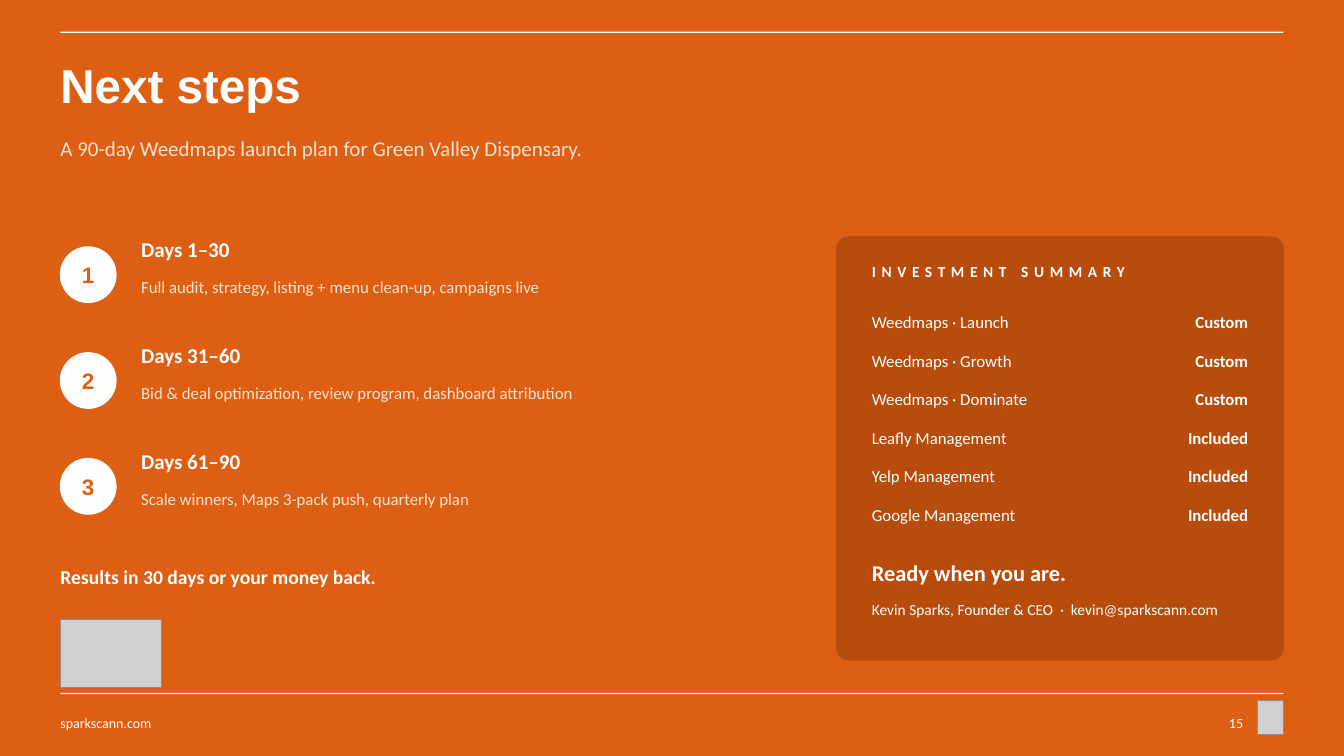
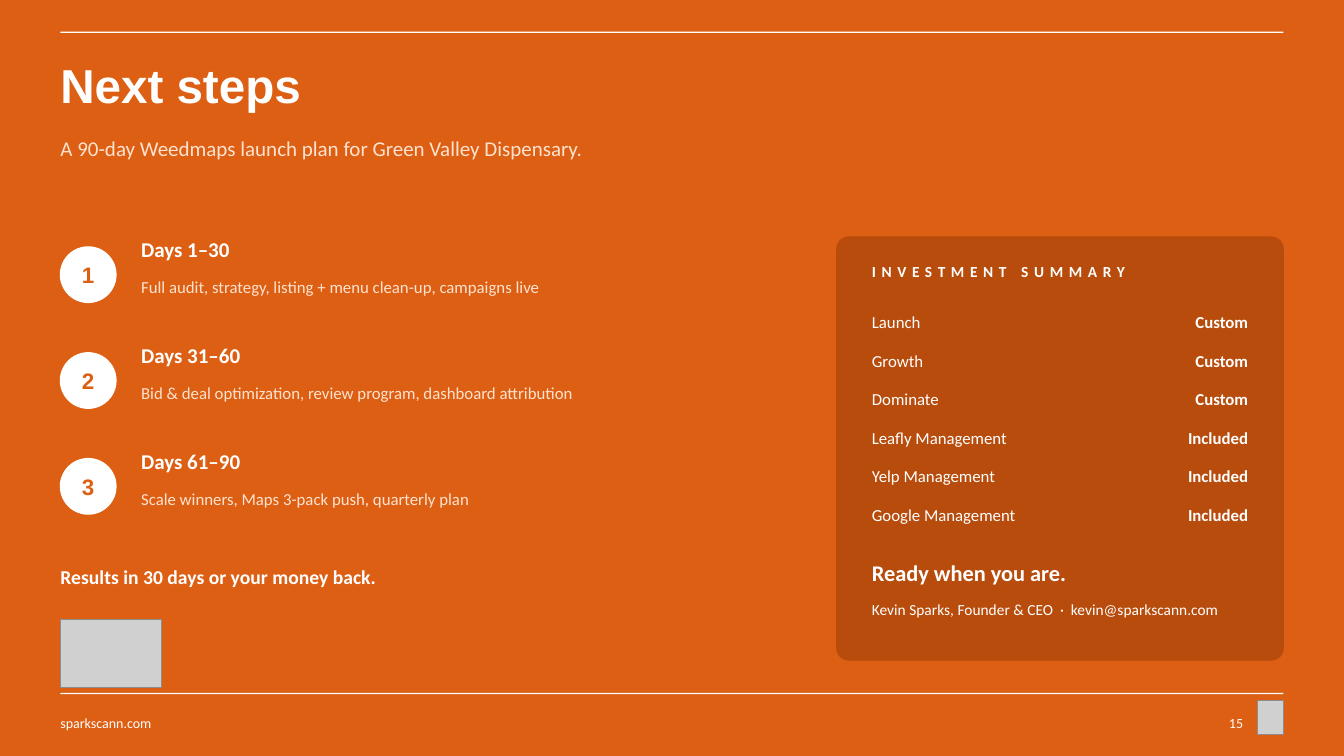
Before and after one commit to sparksmanagement/pitchdeckspecialist, a slide deck: slide 15 of decks/Sparks-x-example-green-valley.pptx. Drawn at 1344x756 pixels with LibreOffice and Linux fonts; fonts in the diff are those of the drawing; grey boxes stand for pictures. Boxes give left, top, right and bottom in pixels: in the first picture for what was removed or moved away, otherwise in the second. Text is boxed around its words. In the diff, an @@ line names an element or a change of style, - is before the commit and + after.

```diff
--- a/decks/Sparks-x-example-green-valley.pptx
+++ b/decks/Sparks-x-example-green-valley.pptx
@@ text at (872,316,921,328): text changed @@
-Weedmaps · Launch
+Launch
@@ text at (872,355,923,367): text changed @@
-Weedmaps · Growth
+Growth
@@ text at (872,393,939,405): text changed @@
-Weedmaps · Dominate
+Dominate
```
Also in this commit, not shown: 1 other slide changed, 3 other files.
